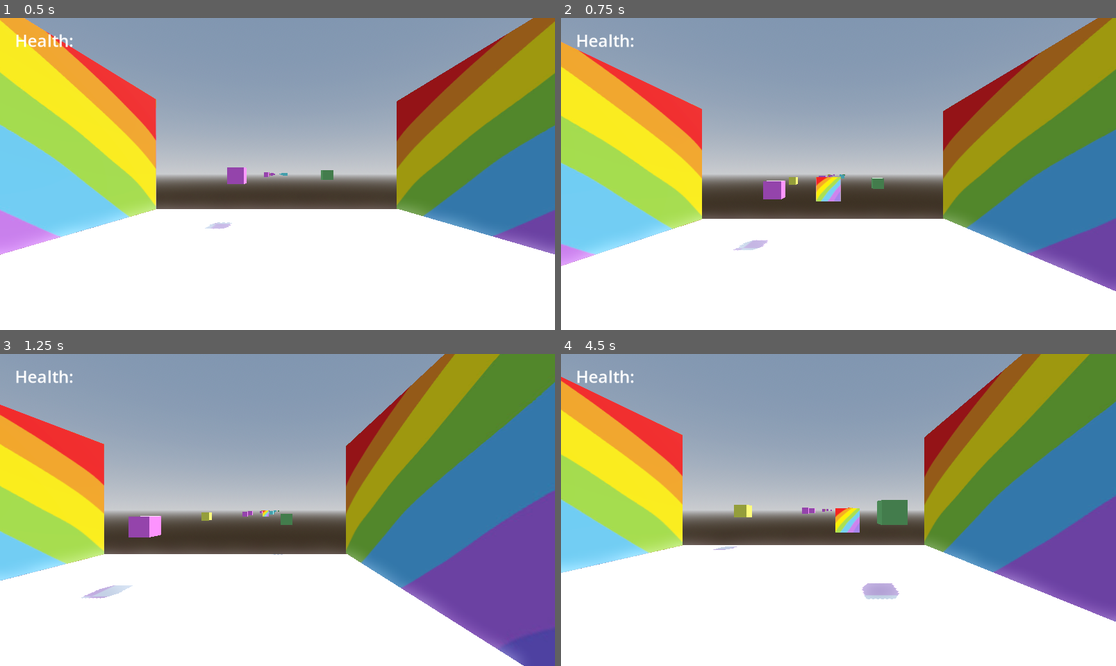
Above: before the commit, frames 1-4 (two rows, left to right).
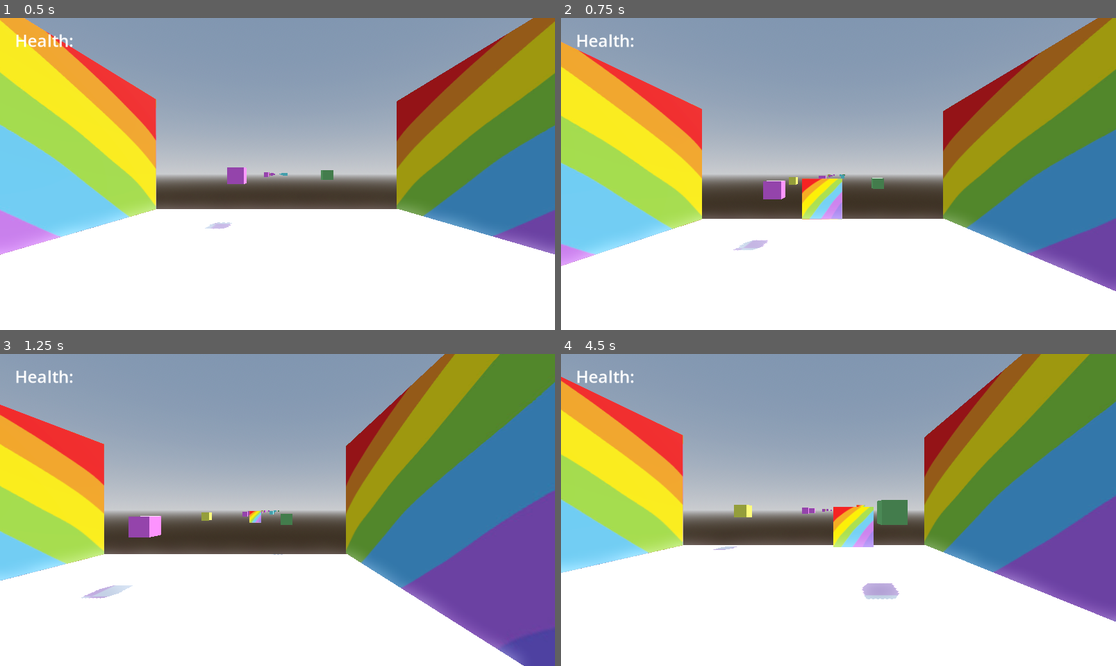
Above: after the commit, the same moments.

Repository: Ava-TU/ShooterGame_Assignment
Game: Godot game, scene res://Scenes/Level.tscn
Two runs of this game, one before a commit and one after it. Both use one fixed random seed, a clock stepped at 60 frames per second and the inputs below. The project has no main scene, so this scene is started directly.
Inputs (mouse positions are in pixels of both pictures, inside the frame that each line leads up to):
- Up to frame 1 (0.5 s): no input
- Up to frame 2 (0.75 s): tap Enter (ui_accept) at 0.5 s; move the mouse to (960, 158) at 0.52 s; hold D (right) from 0.53 s (still down); click (960, 158) at 0.6 s
- Up to frame 3 (1.25 s): keep holding D (right); tap Enter (ui_accept) at 0.77 s
- Up to frame 4 (4.5 s): move the mouse to (727, 525) at 1.27 s; release D (right) at 1.28 s; hold Down (ui_down) 1.28-2.03 s; click (727, 525) at 1.35 s; tap Enter (ui_accept) at 1.52, 3.02, 3.77 s; move the mouse to (894, 441) at 2.02 s; hold D (right) 2.03-2.78 s; click (894, 441) at 2.1 s; move the mouse to (810, 572) at 2.77 s; hold Up (ui_up) 2.78-3.53 s; click (810, 572) at 2.85 s; move the mouse to (1005, 556) at 3.52 s; hold A (left) from 3.53 s (still down); click (1005, 556) at 3.6 s; move the mouse to (672, 463) at 4.27 s; click (672, 463) at 4.35 s

Frame 1 is identical in both runs. In frame 2, 0.8% of the frame differs, in the area x 43-51%, y 51-65%; in frame 3, 0.1%; in frame 4, 1.0%, in the area x 7-96%, y 13-84%.

Commit message:
bullets disappear after 3 seconds

Diff:
--- a/shooter_assignment/Scenes/paint.gd
+++ b/shooter_assignment/Scenes/paint.gd
@@ -1,6 +1,9 @@
 extends CharacterBody3D
 
-var speed = 50
+var speed = 25
 
 func _process(delta):
 	position += transform.basis * Vector3(0, 0, -speed) * delta
+
+	if position.z < -75:
+		queue_free()
